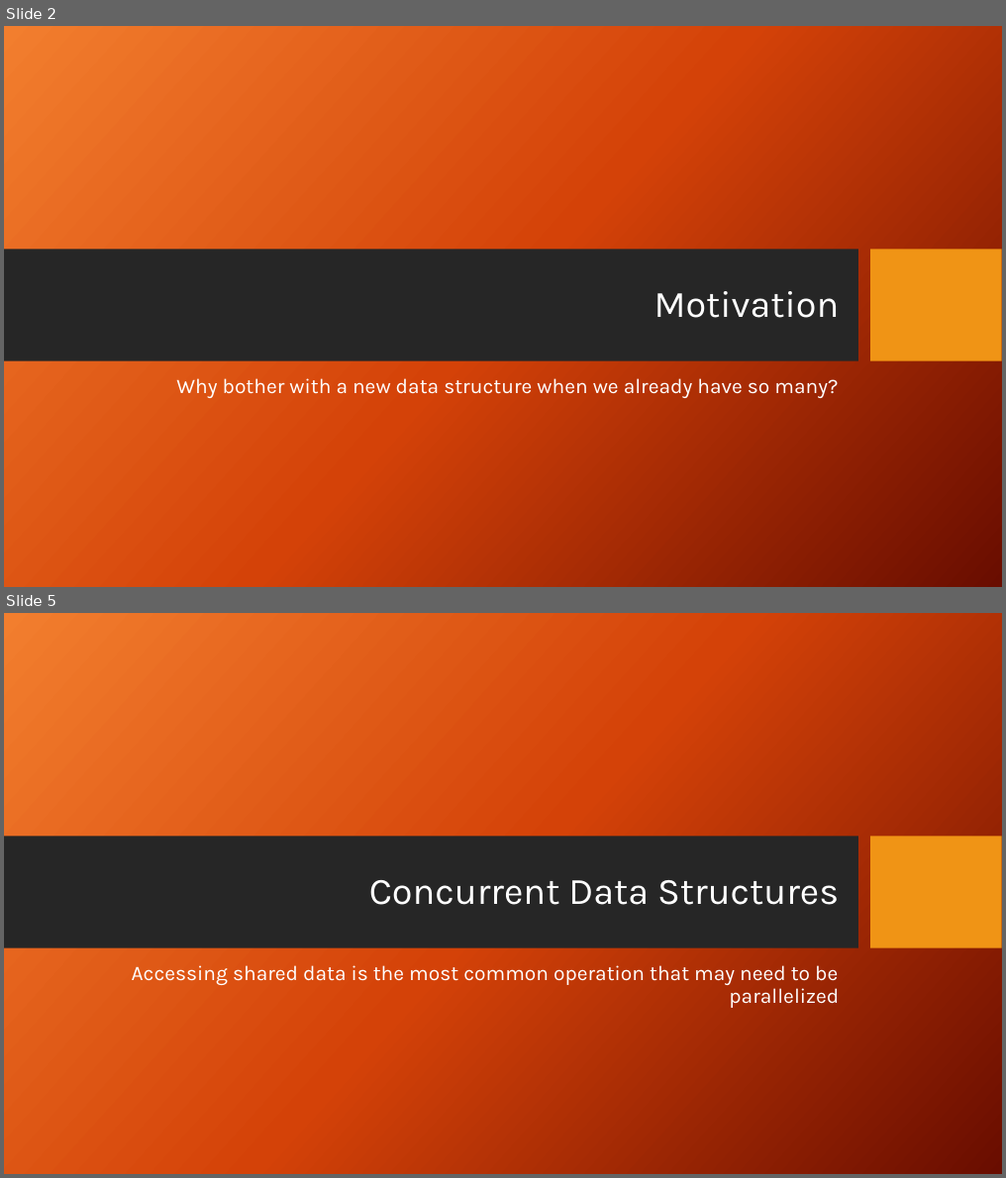
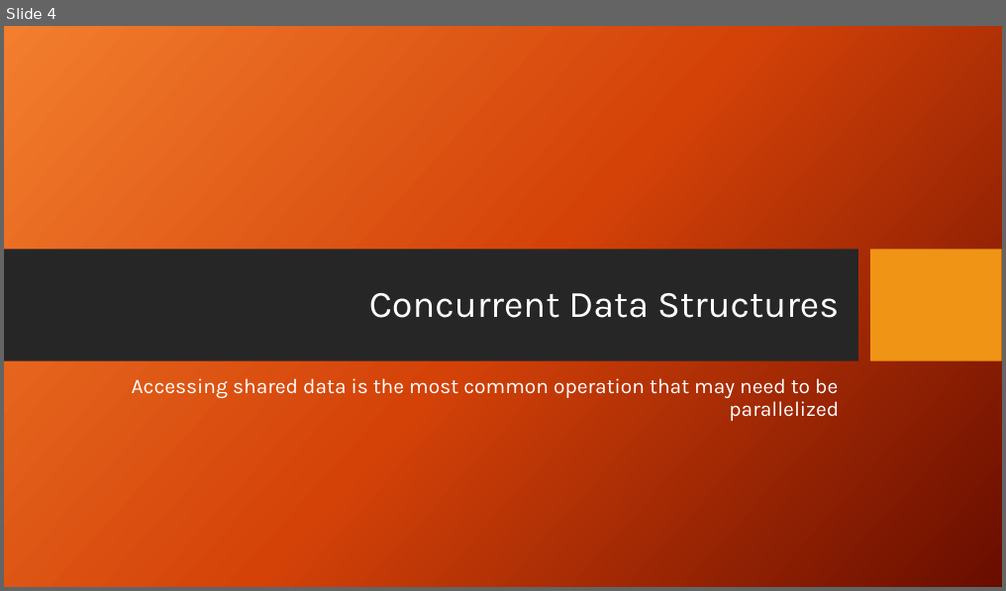
Before and after one commit to DroidX86/skip-stats, a slide deck: seminar.pptx. Shown one above the other, each under a label of ours: slides 2 and 5 before the commit, slide 4 after it; the slides between them are not shown. The pictures are 1006x1178 and 1006x591 pixels, drawn with LibreOffice and Linux fonts; fonts in the diff are those of the drawing; background and template pictures are left out. Boxes give left, top, right and bottom in pixels: in the first picture for what was removed or moved away, otherwise in the second. Text is boxed around its words. In the diff, an @@ line names an element or a change of style, - is before the commit and + after.

```diff
--- a/seminar.pptx
+++ b/seminar.pptx
@@ slide 2 removed at (4,26,1002,587), background picture (left out); not listed: 2 template elements that a slide beside it also shows @@
@@ title removed at (654,291,840,318) @@
-Motivation
@@ text removed at (176,378,838,398) @@
-Why bother with a new data structure when we already have so many?
@@ what was slide 5 is now slide 4 @@
```
Also in this commit, not shown: 11 slides changed, 2 slides added, 13 other files.
